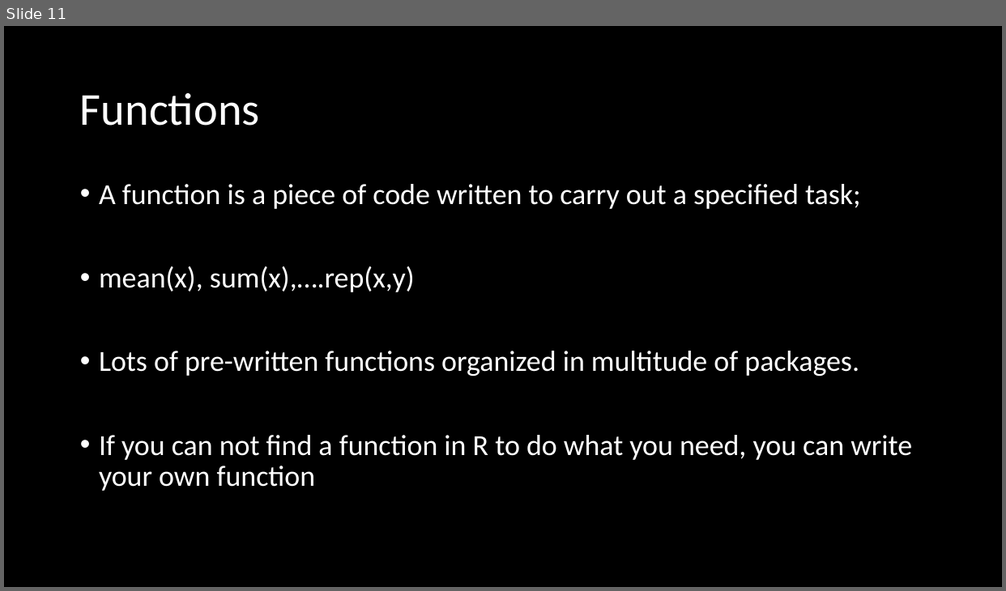
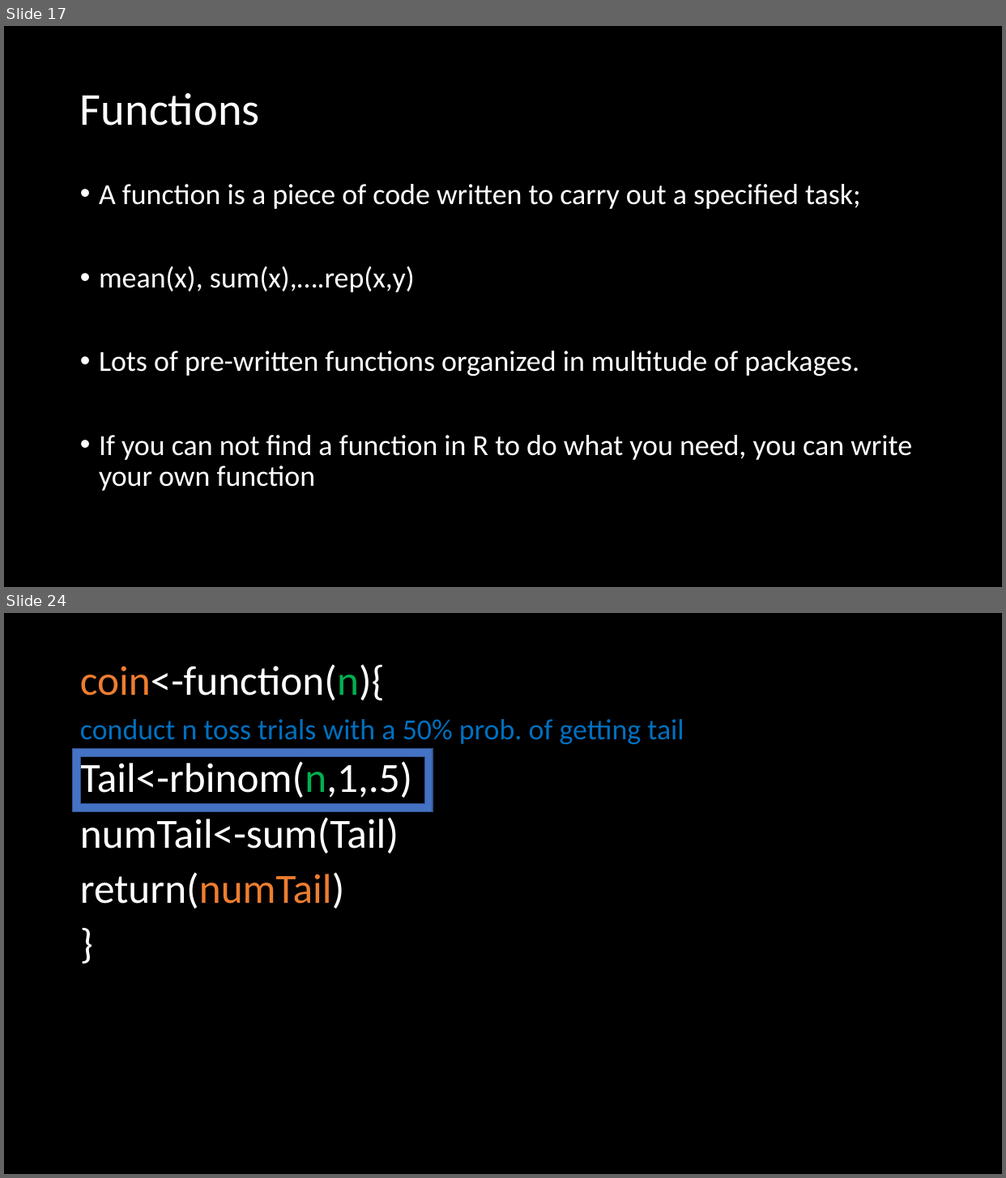
Before and after one commit to brooklabteam/E2M2, a slide deck: E2M2-2020/Lectures-ppt/R_Bootcamp_forLoopsFunctionsIfElse.pptx. Shown one above the other, each under a label of ours: slide 11 before the commit, slides 17 and 24 after it; the slides between them are not shown. The pictures are 1006x591 and 1006x1178 pixels, drawn with LibreOffice and Linux fonts; fonts in the diff are those of the drawing. Boxes give left, top, right and bottom in pixels: in the first picture for what was removed or moved away, otherwise in the second. Text is boxed around its words. In the diff, an @@ line names an element or a change of style, - is before the commit and + after.

```diff
--- a/E2M2-2020/Lectures-ppt/R_Bootcamp_forLoopsFunctionsIfElse.pptx
+++ b/E2M2-2020/Lectures-ppt/R_Bootcamp_forLoopsFunctionsIfElse.pptx
@@ slide 24 added at [4,613,1002,1174], background #000000 @@
@@ text added at [80,664,684,909], 40 pt, text #FFFFFF @@
+coin<-function(n){
+conduct n toss trials with a 50% prob. of getting tail
+Tail<-rbinom(n,1,.5)
+numTail<-sum(Tail)
+return(numTail)
+}
@@ frame added at [73,749,433,812], fill #4472C4, outline #325491 1 pt @@
@@ what was slide 11 is now slide 17 @@
```
Also in this commit, not shown: 3 slides changed, 19 other slides added, 2 slides removed, 13 other files.
